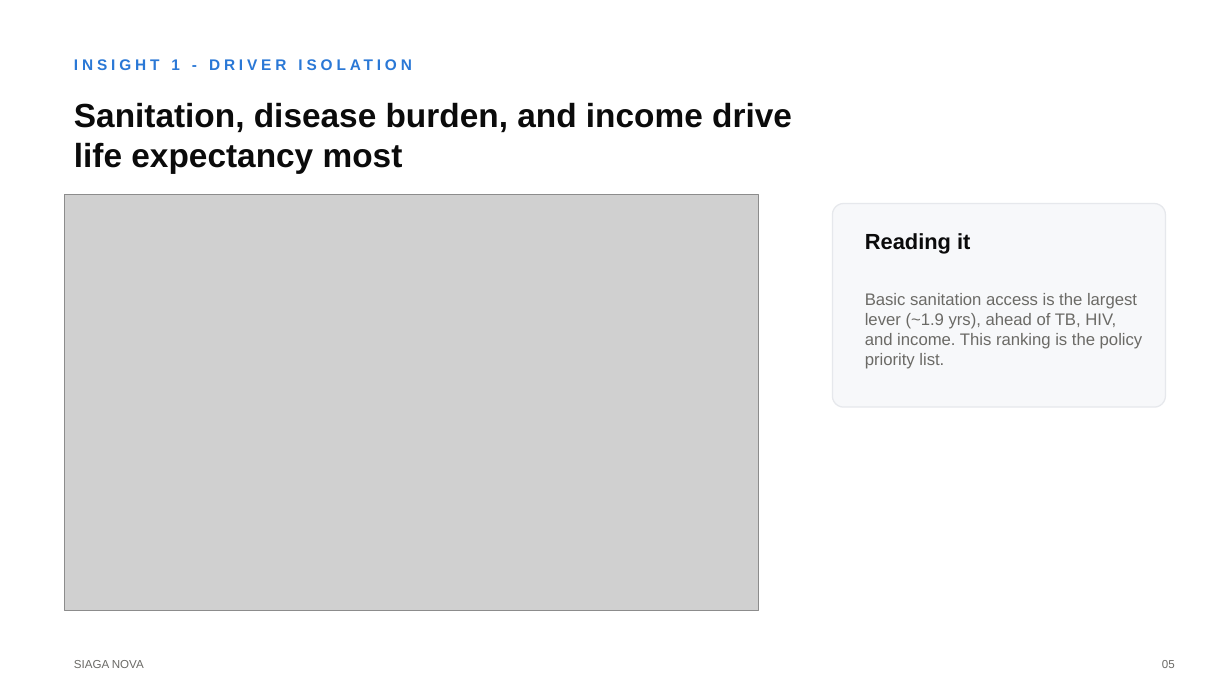
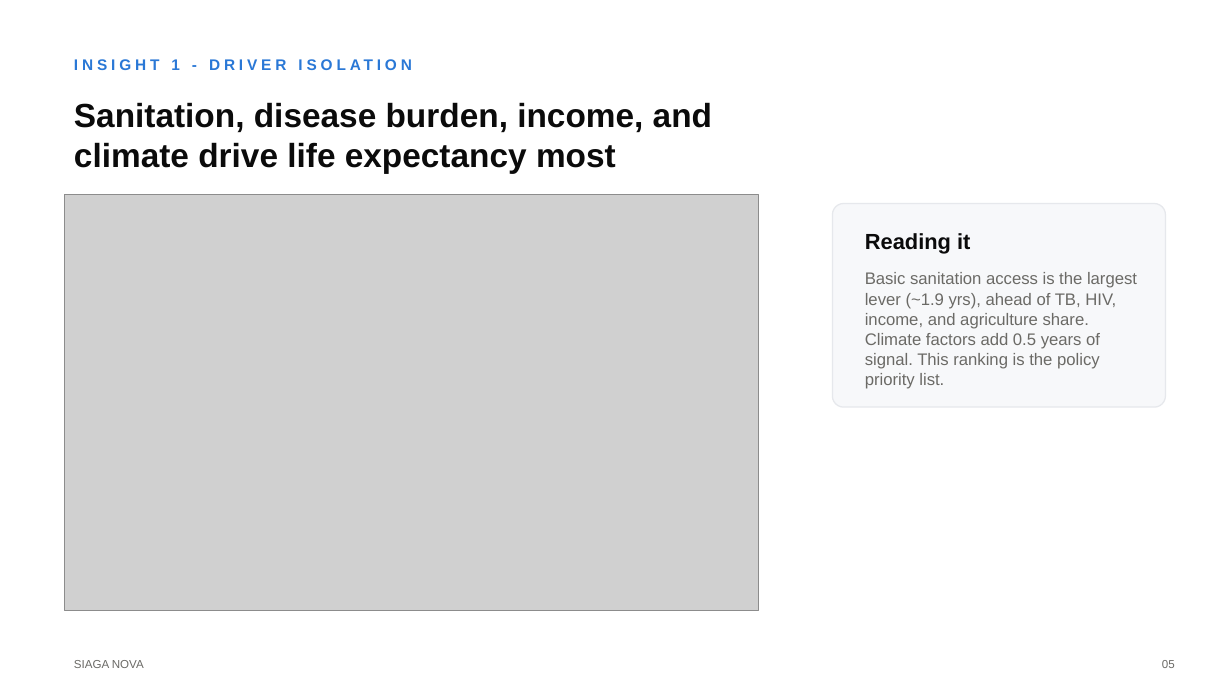
Before and after one commit to davidAg9/siaga_nova, a slide deck: slide 5 of presentation/siaga_nova_deck.pptx. Drawn at 1232x694 pixels with LibreOffice and Linux fonts; fonts in the diff are those of the drawing; grey boxes stand for pictures. Boxes give left, top, right and bottom in pixels: in the first picture for what was removed or moved away, otherwise in the second. Text is boxed around its words. In the diff, an @@ line names an element or a change of style, - is before the commit and + after.

```diff
--- a/presentation/siaga_nova_deck.pptx
+++ b/presentation/siaga_nova_deck.pptx
@@ text at box(74, 102, 712, 173): text changed @@
-Sanitation, disease burden, and income drive life expectancy most
+Sanitation, disease burden, income, and climate drive life expectancy most
@@ text at box(865, 272, 1137, 389): text changed @@
-Basic sanitation access is the largest lever (~1.9 yrs), ahead of TB, HIV, and income. This ranking is the policy priority list.
+Basic sanitation access is the largest lever (~1.9 yrs), ahead of TB, HIV, income, and agriculture share. Climate factors add 0.5 years of signal. This ranking is the policy priority list.
```
Also in this commit, not shown: 5 other slides changed, 2 other files.
